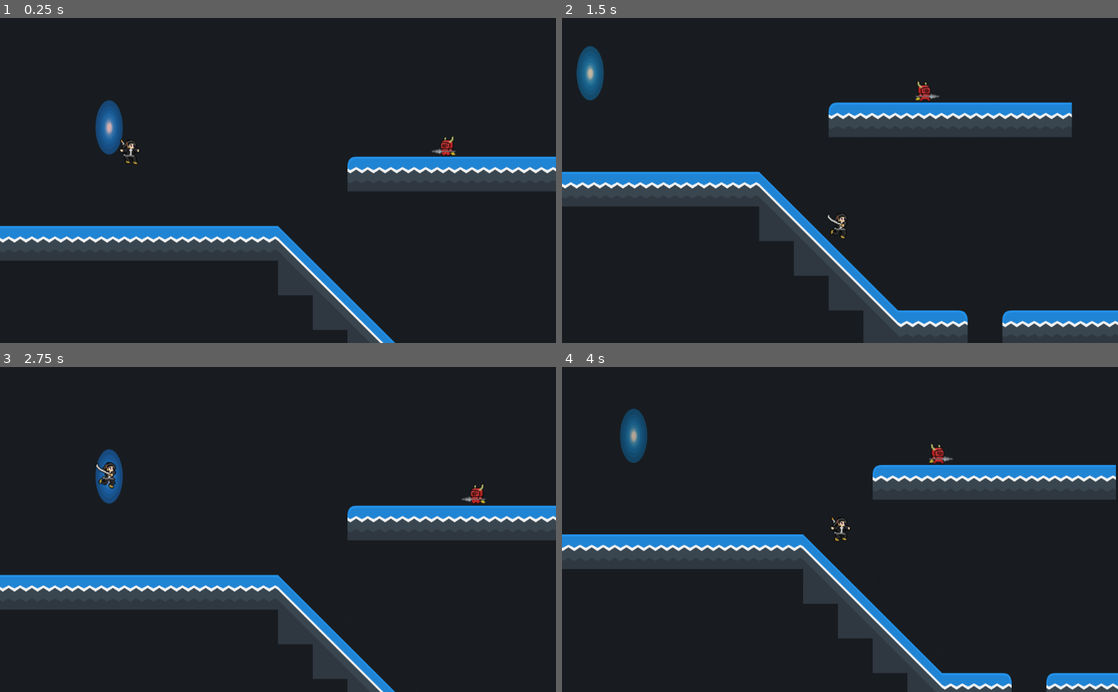
Above: before the commit, frames 1-4 (two rows, left to right).
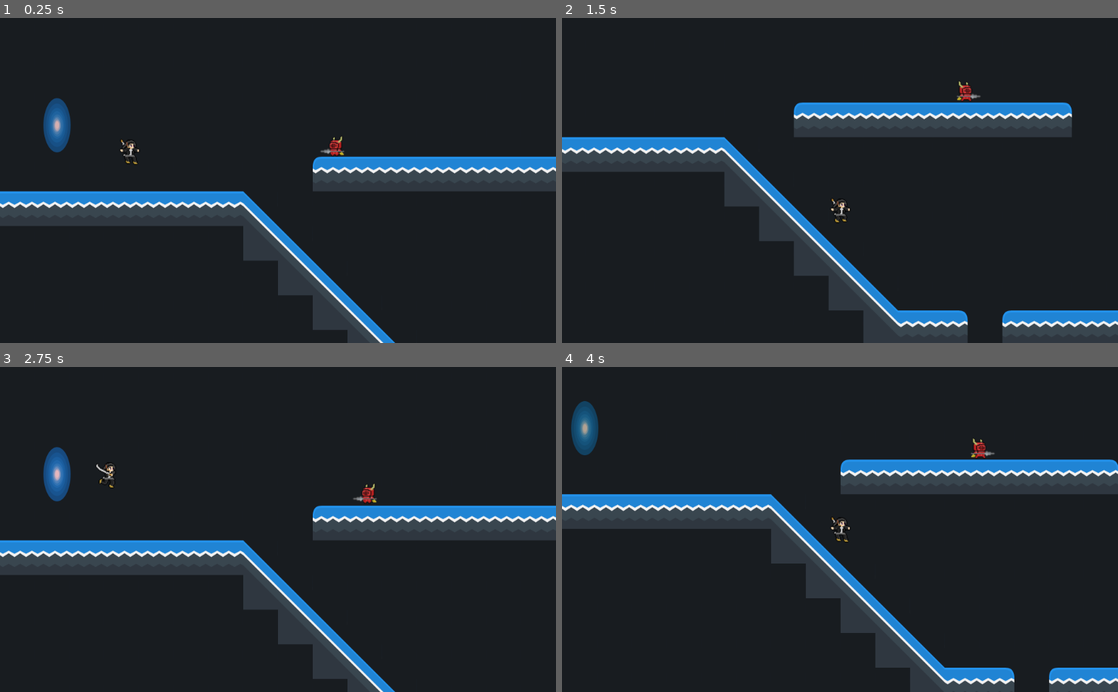
Above: after the commit, the same moments.

Repository: Lukasj892/04-2D-Platformer
Game: Godot game, scene res://Levels/Level3.tscn
The game is run twice, just before and just after one commit, with the same random seed, the same clock (stepped at 60 frames per second) and the same inputs. This scene is started directly instead of the project's main scene.
Inputs:
- Up to frame 1 (0.25 s): no input
- Up to frame 2 (1.5 s): tap Space (attack) at 0.6, 1.35 s; tap W (jump) at 0.77 s
- Up to frame 3 (2.75 s): tap W (jump) at 1.52 s; tap Space (attack) at 2.1 s
- Up to frame 4 (4 s): tap Space (attack) at 2.85, 3.6 s; tap W (jump) at 3.02, 3.77 s

The runs differ from the first frame. In frame 1, 12% of the frame differs, in the area x 0-82%, y 24-75%; in frame 2, 8.6%; in frame 3, 12%; in frame 4, 17%, in the area x 0-100%, y 10-100%.

Commit message:
Ver 3.01
Stopped Printing Enemy line.

Diff:
--- a/Enemy/Lancer.gd
+++ b/Enemy/Lancer.gd
@@ -29,7 +29,7 @@
 		else:
 			is_moving_left = true
 		scale.x = -scale.x
-		print("Enemy turn around pls.")
+		#print("Enemy turn around pls.")
 
 
 func _on_DetectPlayer_body_entered(body): #Connected to DetectPlayer (Area2D object)
--- a/Global.gd
+++ b/Global.gd
@@ -8,6 +8,8 @@
 
 var death_zone = 1000
 
+var saved_level
+
 func _physics_process(_delta):
 	if fade == null:
 		fade = get_node_or_null("/root/Game/Camera/Fade")
@@ -15,7 +17,7 @@
 		execute_fade_out(fade_out)
 	if fade_in:
 		execute_fade_in()
-
+	print(saved_level)
 
 func start_fade_in():
 	if fade != null:
--- a/Levels/Exit.gd
+++ b/Levels/Exit.gd
@@ -1,4 +1,5 @@
 extends Area2D
+
 
 
 func _on_Exit_body_entered(body):
--- a/Levels/Level3.tscn
+++ b/Levels/Level3.tscn
@@ -524,7 +524,7 @@
 [node name="Spawn" type="Node2D" parent="."]
 
 [node name="Sprite" type="Sprite" parent="Spawn"]
-position = Vector2( 200.778, 201.832 )
+position = Vector2( 105, 198 )
 texture = ExtResource( 1 )
 script = ExtResource( 6 )
 
@@ -546,7 +546,7 @@
 script = ExtResource( 2 )
 
 [node name="Backup_Camera" type="Camera2D" parent="Player_Container"]
-position = Vector2( 200, 200 )
+position = Vector2( 105, 199 )
 limit_left = 0
 limit_right = 3760
 limit_bottom = 600
@@ -557,7 +557,7 @@
 tile_set = SubResource( 16 )
 collision_friction = 0.0
 format = 1
-tile_data = PoolIntArray( 131092, 11, 0, 131093, 12, 0, 131094, 12, 0, 131095, 12, 0, 131096, 12, 0, 131097, 12, 0, 131098, 12, 0, 131099, 13, 0, 262154, 11, 0, 262155, 12, 0, 262156, 12, 0, 262157, 12, 0, 262158, 12, 0, 262159, 12, 0, 262160, 12, 0, 262174, 11, 0, 262175, 12, 0, 262176, 12, 0, 262177, 12, 0, 262178, 12, 0, 262179, 12, 0, 262180, 12, 0, 262181, 12, 0, 262182, 12, 0, 262183, 12, 0, 262184, 12, 0, 262185, 12, 0, 262186, 12, 0, 262187, 12, 0, 262188, 12, 0, 262189, 12, 0, 262190, 12, 0, 262191, 13, 0, 458750, 11, 0, 458751, 12, 0, 393216, 12, 0, 393217, 12, 0, 393218, 12, 0, 393219, 12, 0, 393220, 12, 0, 393221, 12, 0, 393222, 12, 0, 393223, 12, 0, 393224, 16, 0, 458760, 18, 0, 45876 …(745 unchanged characters)…
+tile_data = PoolIntArray( 131092, 11, 0, 131093, 12, 0, 131094, 12, 0, 131095, 12, 0, 131096, 12, 0, 131097, 12, 0, 131098, 12, 0, 131099, 13, 0, 262153, 11, 0, 262154, 12, 0, 262155, 12, 0, 262156, 12, 0, 262157, 12, 0, 262158, 12, 0, 262159, 12, 0, 262160, 13, 0, 262174, 11, 0, 262175, 12, 0, 262176, 12, 0, 262177, 12, 0, 262178, 12, 0, 262179, 12, 0, 262180, 12, 0, 262181, 12, 0, 262182, 12, 0, 262183, 12, 0, 262184, 12, 0, 262185, 12, 0, 262186, 12, 0, 262187, 12, 0, 262188, 12, 0, 262189, 12, 0, 262190, 12, 0, 262191, 13, 0, 393215, 11, 0, 327680, 12, 0, 327681, 12, 0, 327682, 12, 0, 327683, 12, 0, 327684, 12, 0, 327685, 12, 0, 327686, 12, 0, 327687, 16, 0, 393223, 18, 0, 393224, 16, 0, 458760, 18, 0, 45876 …(745 unchanged characters)…
 
 [node name="Foreground" type="TileMap" parent="."]
 collision_friction = 0.0
@@ -569,7 +569,7 @@
 process_mode = 0
 
 [node name="Lancer" parent="." instance=ExtResource( 8 )]
-position = Vector2( 881, 228 )
+position = Vector2( 676, 228 )
 
 [node name="Lancer2" parent="." instance=ExtResource( 8 )]
 position = Vector2( 1699, 100 )
